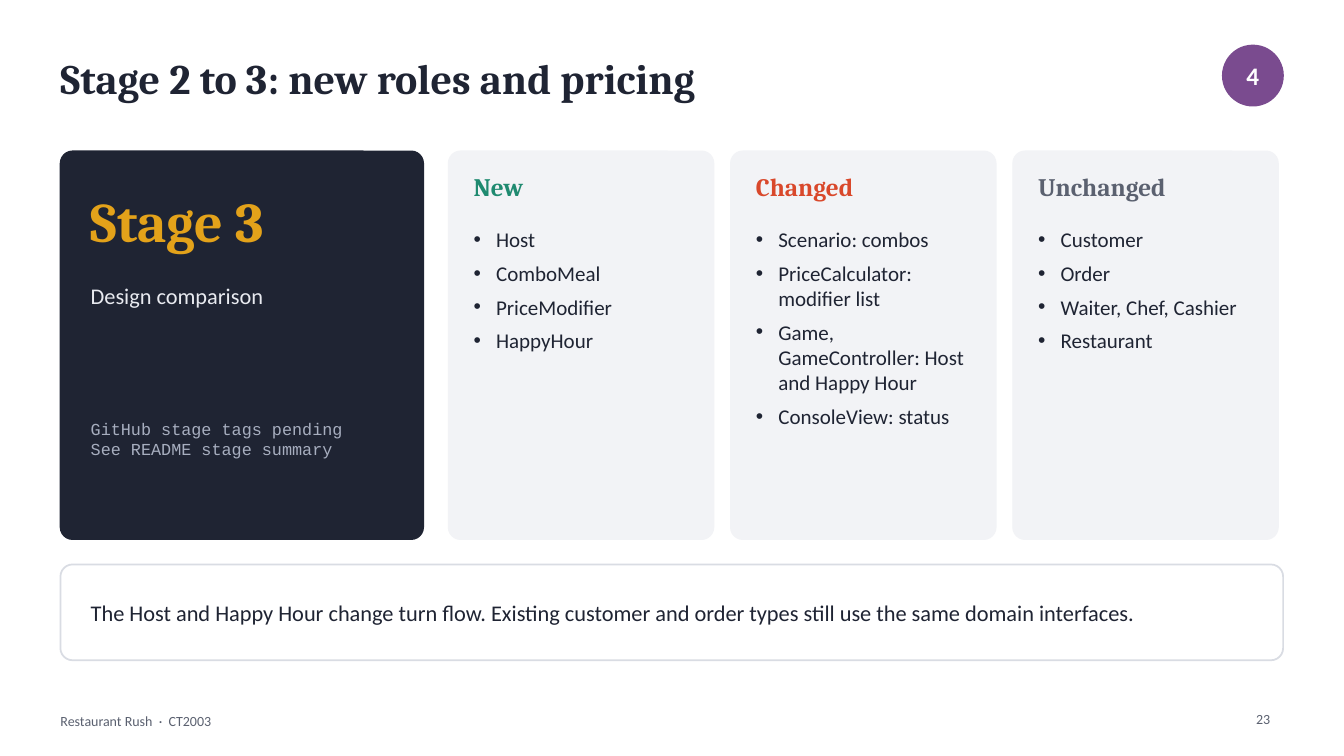
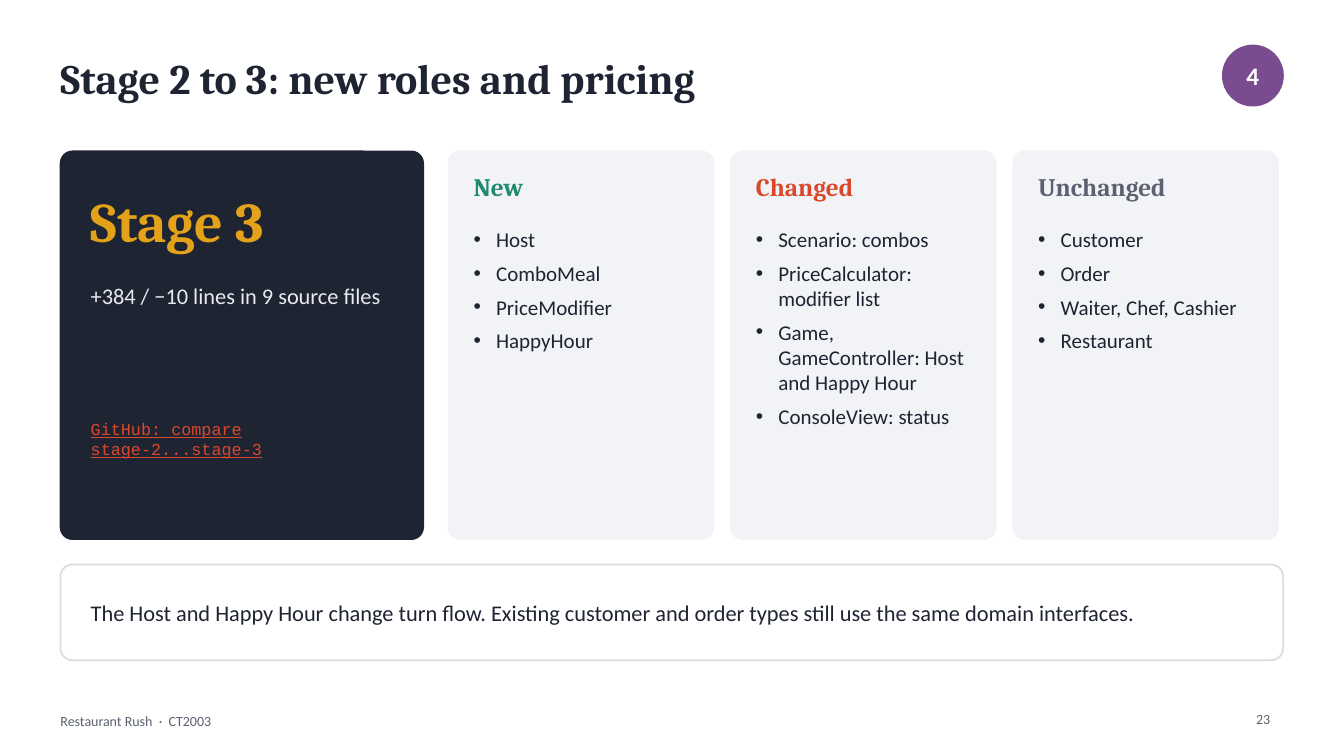
Before and after one commit to JeremyChooCK/CT2003-Restaurant-Rush, a slide deck: slide 23 of docs/presentation/RestaurantRush_Presentation.pptx. Drawn at 1344x756 pixels with LibreOffice and Linux fonts; fonts in the diff are those of the drawing. Boxes give left, top, right and bottom in pixels: in the first picture for what was removed or moved away, otherwise in the second. Text is boxed around its words. In the diff, an @@ line names an element or a change of style, - is before the commit and + after.

```diff
--- a/docs/presentation/RestaurantRush_Presentation.pptx
+++ b/docs/presentation/RestaurantRush_Presentation.pptx
@@ text at (x1=91, y1=288, x2=381, y2=304): text changed @@
-Design comparison
++384 / −10 lines in 9 source files
@@ text at (x1=91, y1=423, x2=262, y2=459): text changed; text colour #A7AEBF to #D9482B @@
-GitHub stage tags pending
-See README stage summary
+GitHub: compare
+stage-2...stage-3
```
Also in this commit, not shown: 7 other slides changed, 5 other files.
